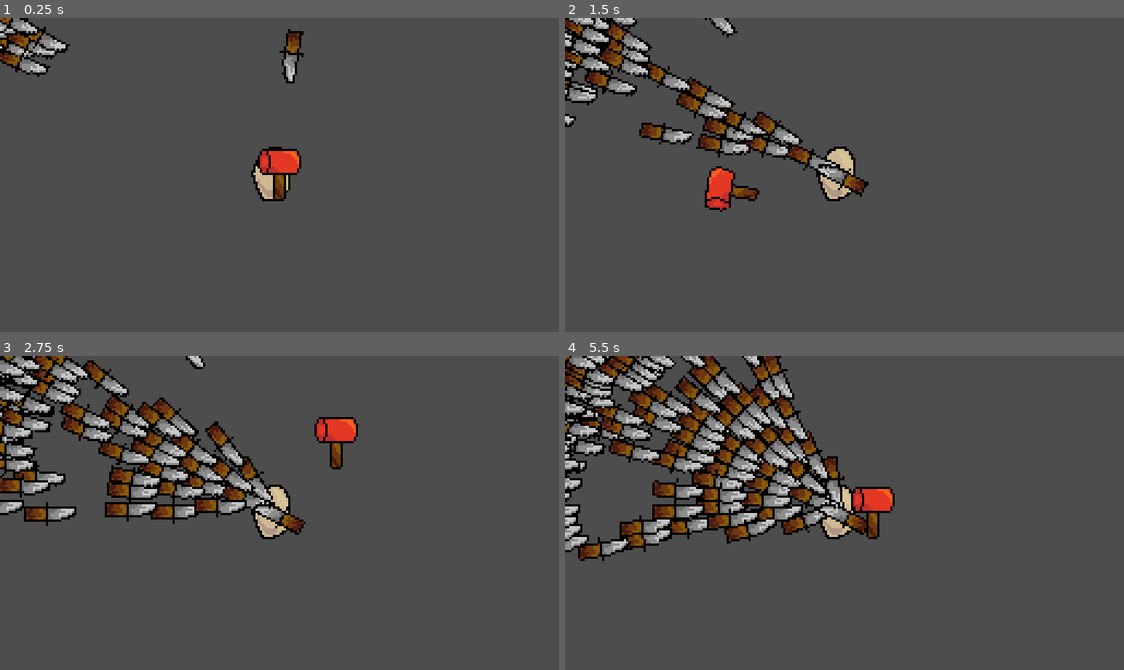
Above: before the commit, frames 1-4 (two rows, left to right).
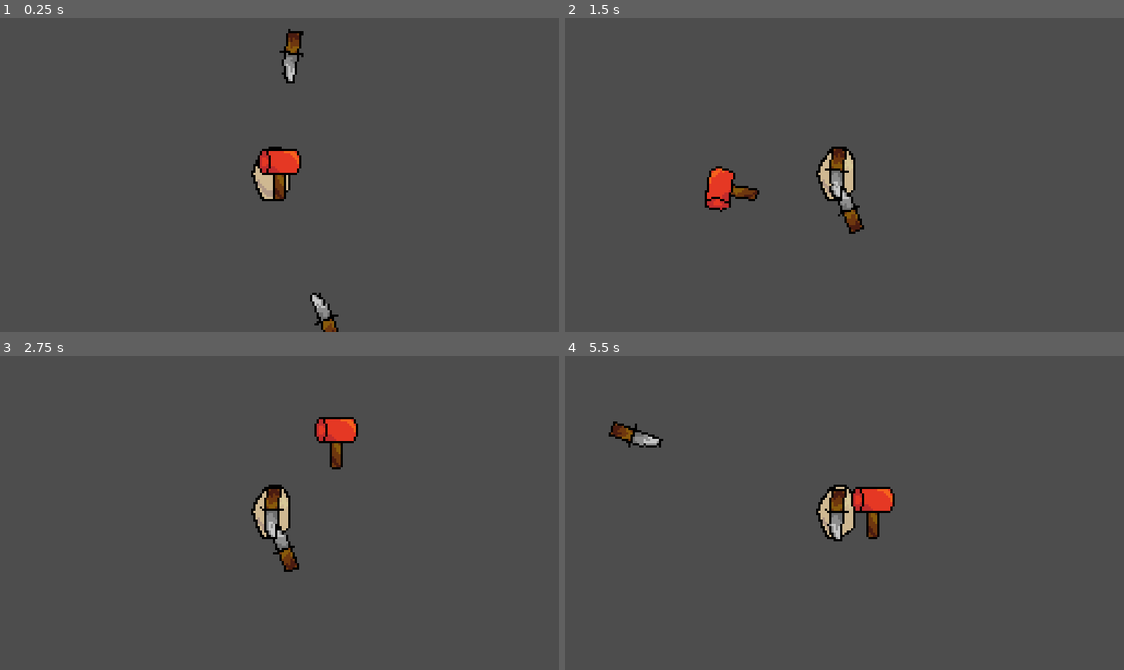
Above: after the commit, the same moments.

Repository: OliveADay/eggwatch
Game: Godot game, scene res://world.tscn
The game is run twice, just before and just after one commit, with the same random seed, the same clock (stepped at 60 frames per second) and the same inputs. The project has no main scene, so this scene is started directly.
Inputs (mouse positions are in pixels of both pictures, inside the frame that each line leads up to):
- Up to frame 1 (0.25 s): no input
- Up to frame 2 (1.5 s): move the mouse to (967, 159) at 0.52 s; click (967, 159) at 0.67 s; move the mouse to (732, 190) at 1.27 s; click (732, 190) at 1.42 s
- Up to frame 3 (2.75 s): move the mouse to (335, 443) at 2.02 s; click (335, 443) at 2.17 s
- Up to frame 4 (5.5 s): move the mouse to (816, 575) at 2.77 s; click (816, 575) at 2.92 s; move the mouse to (1012, 560) at 3.52 s; click (1012, 560) at 3.67 s; move the mouse to (676, 465) at 4.27 s; click (676, 465) at 4.42 s; move the mouse to (872, 513) at 5.02 s; click (872, 513) at 5.17 s

The runs differ from the first frame. In frame 1, 1.8% of the frame differs, in the area x 0-61%, y 0-100%; in frame 2, 8.2%; in frame 3, 15%; in frame 4, 21%, in the area x 0-54%, y 0-66%.
Error before the commit: Invalid assignment of property or key 'position' with value of type 'Nil' on a base object of type 'RigidBody2D (knife.gd)'. (res://knife_spawner.gd:16)

Commit message:
fix for pos

Diff:
--- a/knife_spawner.gd
+++ b/knife_spawner.gd
@@ -15,6 +15,7 @@
 		get_tree().root.add_child(knife)
 		knife.position = generate_position()
 		interval_current = INTERVAL_MAX
+		INTERVAL_MAX*=0.90
 	else:
 		interval_current-=delta
 
@@ -34,3 +35,4 @@
 	else:
 		pos.x = randf_range(x_bounds_outer[0],x_bounds_outer[1])
 		pos.y = randf_range(y_bounds_inner[1],y_bounds_outer[1])
+	return pos
